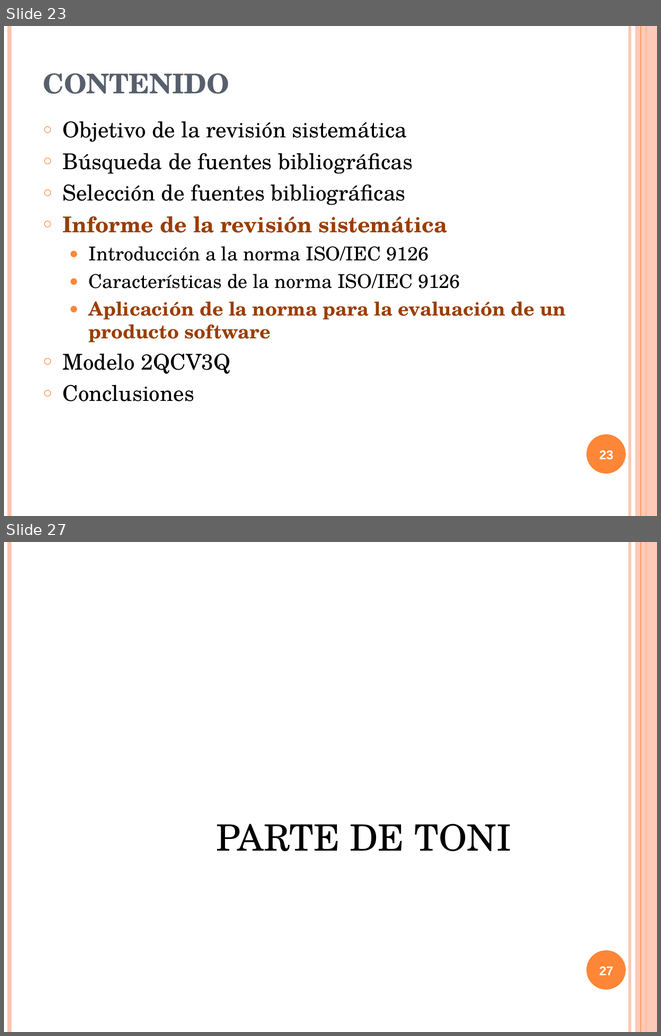
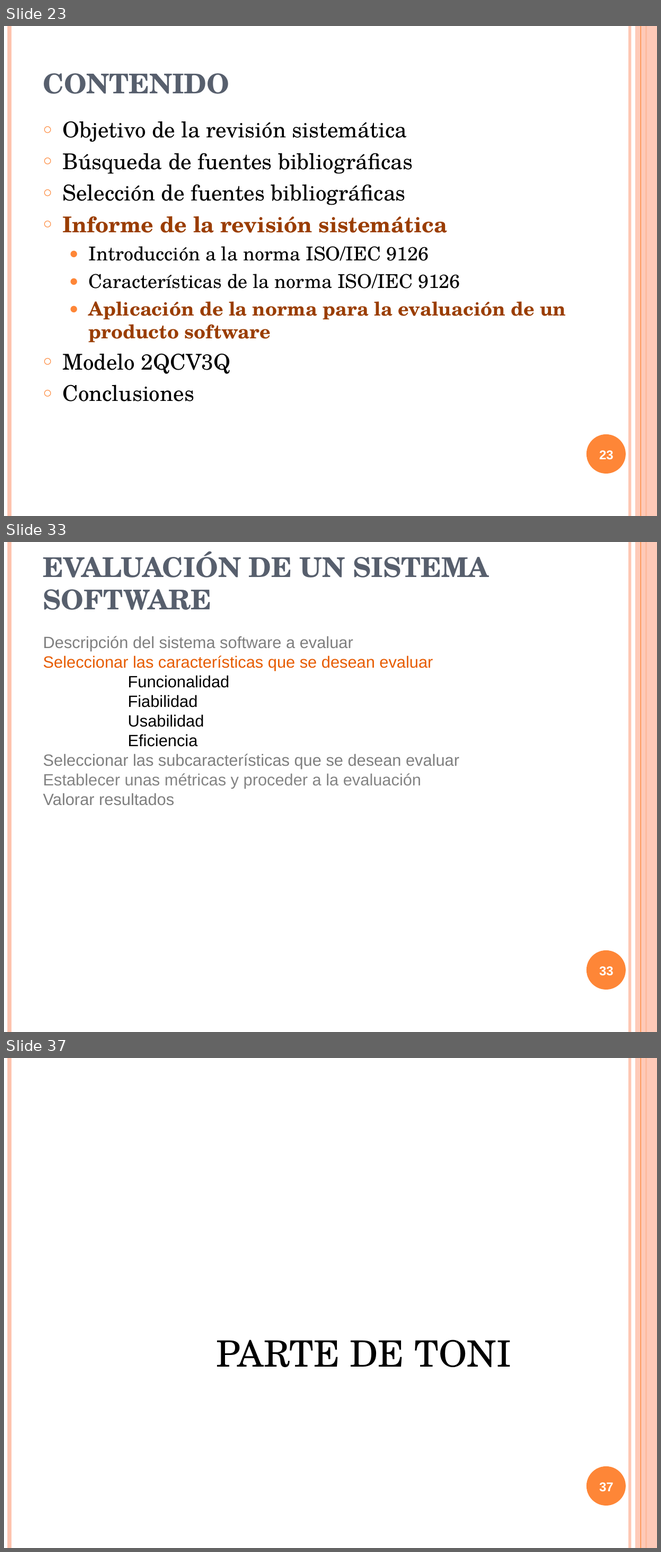
Before and after one commit to txedo/isi-auditoria, a slide deck: calidad/Trabajo/presentacion/presentacionCalidad.ppt. Shown one above the other, each under a label of ours: slides 23 and 27 before the commit, slides 23, 33 and 37 after it; the slides between them are not shown. The pictures are 661x1036 and 661x1552 pixels, drawn with LibreOffice and Linux fonts; fonts in the diff are those of the drawing. Boxes give left, top, right and bottom in pixels: in the first picture for what was removed or moved away, otherwise in the second. Text is boxed around its words. In the diff, an @@ line names an element or a change of style, - is before the commit and + after.

```diff
--- a/calidad/Trabajo/presentacion/presentacionCalidad.ppt
+++ b/calidad/Trabajo/presentacion/presentacionCalidad.ppt
@@ slide 33 added at (x1=4, y1=542, x2=657, y2=1032), background #FFFFFF; not listed: 6 template elements that a slide beside it also shows @@
@@ title added at (x1=43, y1=551, x2=489, y2=610), 30 pt, text #575F6D, bold @@
+EVALUACIÓN DE UN SISTEMA SOFTWARE
@@ text added at (x1=43, y1=636, x2=459, y2=805), 18 pt, text #7F7F7F @@
+Descripción del sistema software a evaluar
+Seleccionar las características que se desean evaluar
+Funcionalidad
+Fiabilidad
+Usabilidad
+Eficiencia
+Seleccionar las subcaracterísticas que se desean evaluar
+Establecer unas métricas y proceder a la evaluación
+Valorar resultados
@@ page number added at (x1=599, y1=966, x2=614, y2=976), 14 pt, text #FFFFFF, bold @@
+33
@@ what was slide 27 is now slide 37 @@
@@ page number at (x1=599, y1=1482, x2=614, y2=1492): text changed @@
-27
+37
```
Also in this commit, not shown: 6 slides changed, 9 other slides added.
